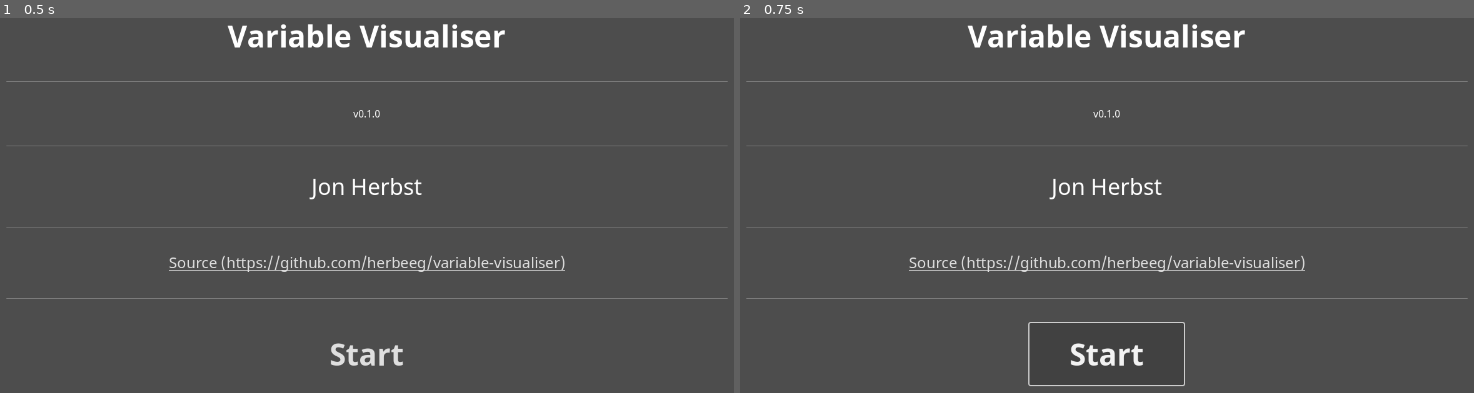
Above: before the commit, frames 1-2 (left to right).
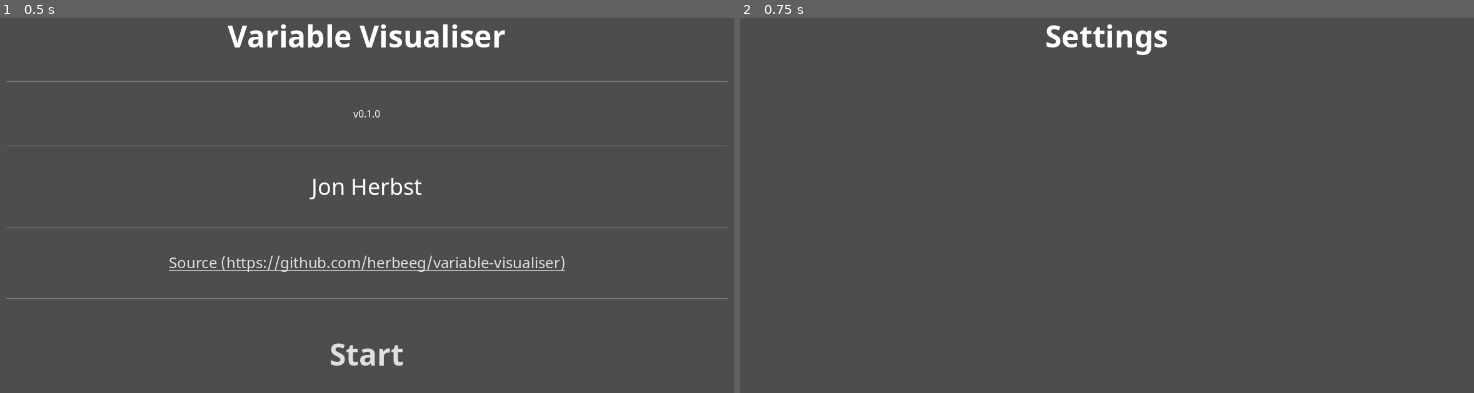
Above: after the commit, the same moments.

Repository: herbeeg/variable-visualiser
Game: Godot game, scene res://variable-visualiser/Root.tscn
Two runs of this game, one before a commit and one after it. Both use one fixed random seed, a clock stepped at 60 frames per second and the inputs below.
Inputs:
- Up to frame 1 (0.5 s): no input
- Up to frame 2 (0.75 s): click "Start" at 0.5 s

Frame 1 is identical in both runs. In frame 2, 3.5% of the frame differs, in the area x 0-100%, y 1-99%.

Commit message:
Connecting start button press to switch to Settings scene and adding boilerplate labels

Diff:
--- a/variable-visualiser/Root.gd
+++ b/variable-visualiser/Root.gd
@@ -1,12 +1,19 @@
 extends Node
 
 var menu = null
+var settings = null
 
 func _ready():
 	menu = create_instance('res://variable-visualiser/UI/Menu.tscn')
+	settings = create_instance('res://variable-visualiser/UI/Settings.tscn')
+
 	configureMargins(menu, 64)
+	configureMargins(settings, 64)
 
 	self.add_child(menu)
+
+	var start_button_instance = get_node('Menu/MenuStackContainer/StartContainer/StartButton')
+	start_button_instance.pressed.connect(self._startButtonPressed)
 
 func create_instance(s : String) -> Node:
 	var scene = load(s)
@@ -17,3 +24,7 @@
 	parent.add_theme_constant_override("margin_left", margin_val)
 	parent.add_theme_constant_override("margin_bottom", margin_val)
 	parent.add_theme_constant_override("margin_right", margin_val)
+
+func _startButtonPressed() -> void:
+	self.remove_child(menu)
+	self.add_child(settings)
--- a/variable-visualiser/UI/Settings.tscn
+++ b/variable-visualiser/UI/Settings.tscn
@@ -1,8 +1,22 @@
-[gd_scene format=3 uid="uid://cawd2pq05f5c8"]
+[gd_scene load_steps=2 format=3 uid="uid://cawd2pq05f5c8"]
+
+[ext_resource type="FontFile" uid="uid://b6ahe2cavd1lv" path="res://variable-visualiser/Assets/Fonts/NotoSans-Bold.ttf" id="1_7v3rw"]
 
 [node name="Settings" type="MarginContainer"]
-offset_right = 40.0
-offset_bottom = 40.0
+anchors_preset = 15
+anchor_right = 1.0
+anchor_bottom = 1.0
+grow_horizontal = 2
+grow_vertical = 2
 
 [node name="SettingsStackContainer" type="VBoxContainer" parent="."]
 layout_mode = 2
+
+[node name="TitleContainer" type="CenterContainer" parent="SettingsStackContainer"]
+layout_mode = 2
+
+[node name="TitleLabel" type="Label" parent="SettingsStackContainer/TitleContainer"]
+layout_mode = 2
+theme_override_fonts/font = ExtResource("1_7v3rw")
+theme_override_font_sizes/font_size = 48
+text = "Settings"
